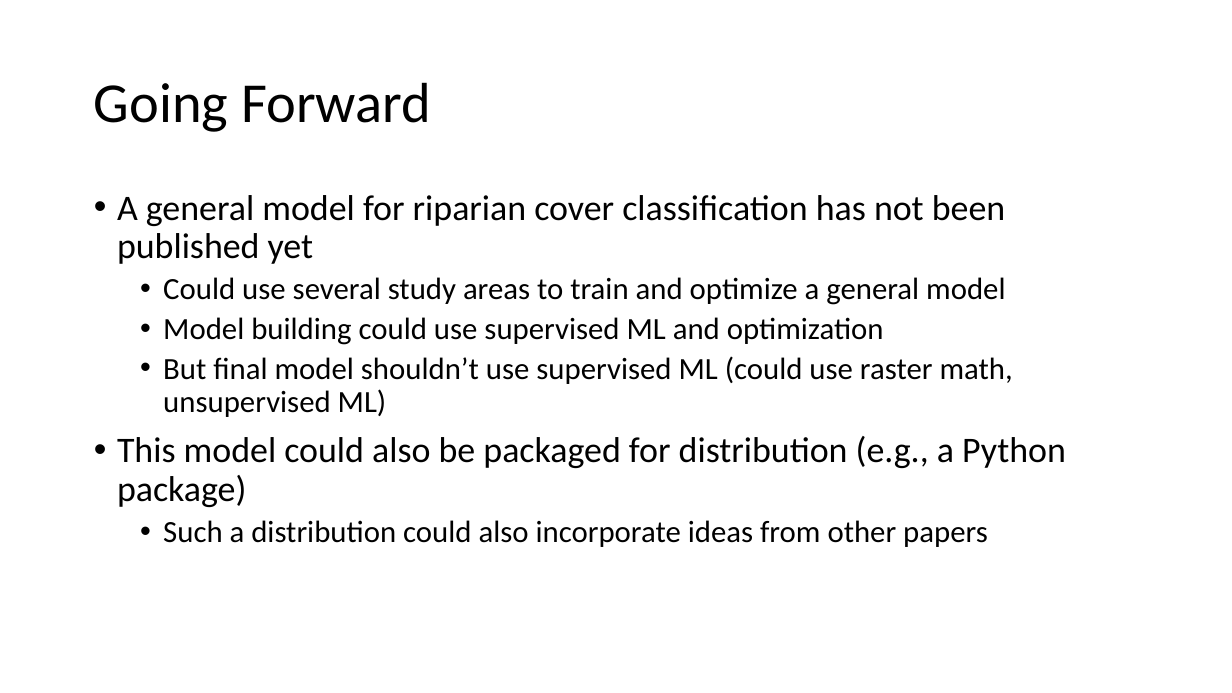
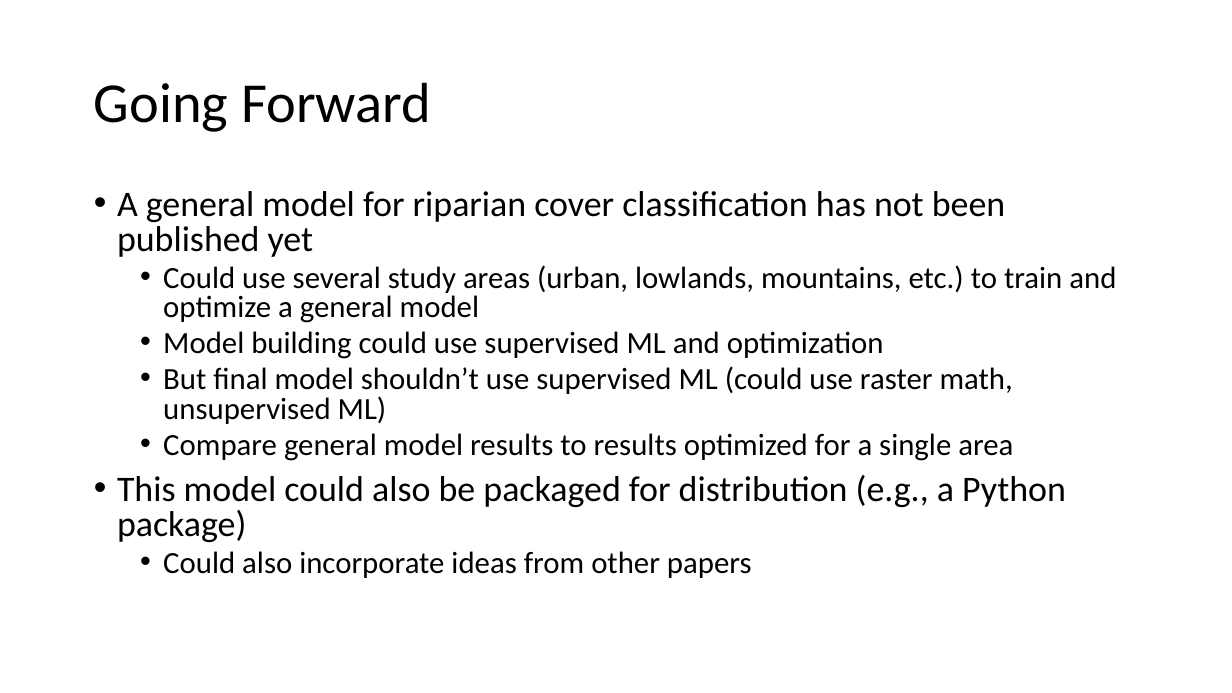
Before and after one commit to rsjones94/mtsu-geoscience-tools, a slide deck: slide 12 of writing/veglidar_litreview.pptx. Drawn at 1232x693 pixels with LibreOffice and Linux fonts; fonts in the diff are those of the drawing. Boxes give left, top, right and bottom in pixels: in the first picture for what was removed or moved away, otherwise in the second. Text is boxed around its words. In the diff, an @@ line names an element or a change of style, - is before the commit and + after.

```diff
--- a/writing/veglidar_litreview.pptx
+++ b/writing/veglidar_litreview.pptx
@@ text at box(117, 191, 1066, 542): line spacing 0.9 to 0.8 @@
@@ text at box(163, 265, 1116, 323): text changed @@
-  • Could use several study areas to train and optimize a general model
+  • Could use several study areas (urban, lowlands, mountains, etc.) to train and optimize a general model
@@ text at box(163, 433, 1013, 461): paragraph added @@
+  • Compare general model results to results optimized for a single area
@@ text at box(163, 551, 752, 578): text changed @@
-  • Such a distribution could also incorporate ideas from other papers
+  • Could also incorporate ideas from other papers
```
